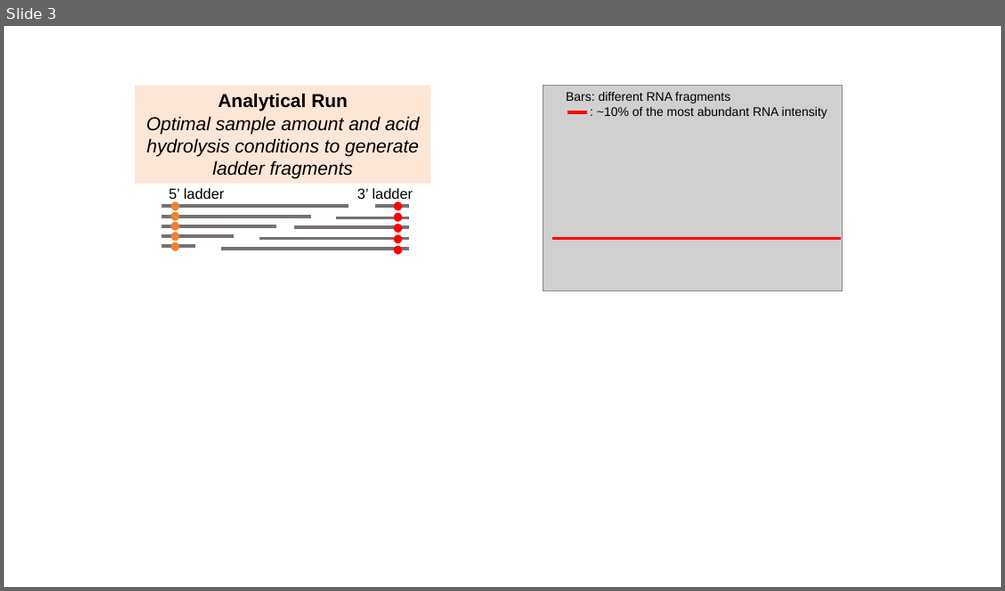
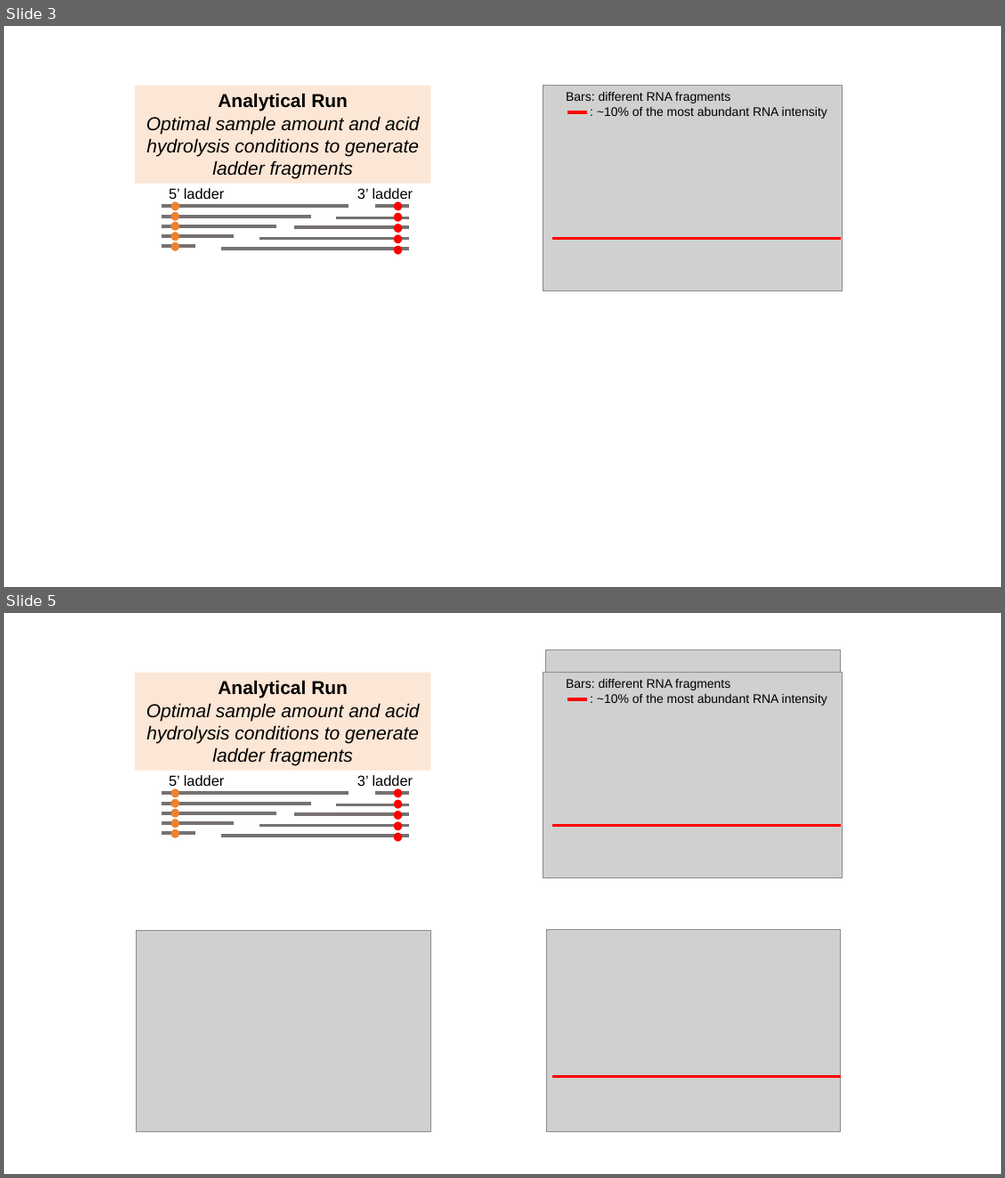
Before and after one commit to Shangsi-Lin/RNA_simulation, a slide deck: Data/sgRNA/Figure1/figure1.pptx. Shown one above the other, each under a label of ours: slide 3 before the commit, slides 3 and 5 after it; the slides between them are not shown. The pictures are 1005x591 and 1005x1178 pixels, drawn with LibreOffice and Linux fonts; fonts in the diff are those of the drawing; grey boxes stand for pictures. Boxes give left, top, right and bottom in pixels: in the first picture for what was removed or moved away, otherwise in the second. Text is boxed around its words. In the diff, an @@ line names an element or a change of style, - is before the commit and + after.

```diff
--- a/Data/sgRNA/Figure1/figure1.pptx
+++ b/Data/sgRNA/Figure1/figure1.pptx
@@ slide 5 added at (4, 613, 1001, 1174), background #FFFFFF @@
@@ picture added at (545, 650, 840, 852) @@
@@ rectangle added at (135, 672, 431, 770), fill #FCE6D5 @@
@@ text added at (146, 680, 419, 765), 18 pt, text #000000, italic @@
+Analytical Run
+Optimal sample amount and acid hydrolysis conditions to generate ladder fragments
@@ picture added at (542, 672, 842, 877) @@
@@ text added at (566, 679, 827, 706), 12 pt, text #000000 @@
+Bars: different RNA fragments
+: ~10% of the most abundant RNA intensity
@@ line added from (567, 699) to (587, 699), #FF0000 3.25 pt @@
@@ line added from (162, 793) to (348, 793), #767171 3.25 pt @@
@@ text added at (169, 775, 413, 789), 14 pt, text #000000 @@
+5’ ladder 3’ ladder
@@ ellipse added at (170, 788, 179, 798), fill #EE822F @@
@@ ellipse added at (170, 799, 179, 808), fill #EE822F @@
@@ line added from (376, 793) to (409, 793), #767171 3.25 pt @@
@@ ellipse added at (394, 788, 402, 798), fill #FF0000 @@
@@ line added from (162, 803) to (310, 803), #767171 3.25 pt @@
@@ line added from (162, 813) to (276, 813), #767171 3.25 pt @@
@@ line added from (162, 823) to (235, 823), #767171 3.25 pt @@
@@ ellipse added at (170, 809, 179, 818), fill #EE822F @@
@@ ellipse added at (170, 819, 179, 827), fill #EE822F @@
@@ line added from (259, 826) to (409, 826), #767171 3.25 pt @@
@@ line added from (294, 814) to (409, 814), #767171 3.25 pt @@
@@ line added from (337, 805) to (409, 805), #767171 3.25 pt @@
@@ ellipse added at (394, 800, 402, 809), fill #FF0000 @@
@@ ellipse added at (394, 811, 402, 819), fill #FF0000 @@
@@ ellipse added at (394, 821, 402, 831), fill #FF0000 @@
@@ line added from (552, 826) to (841, 826), #FF0000 2.25 pt @@
@@ line added from (162, 833) to (194, 833), #767171 3.25 pt @@
@@ ellipse added at (170, 829, 179, 838), fill #EE822F @@
@@ line added from (222, 835) to (409, 835), #767171 3.25 pt @@
@@ ellipse added at (394, 833, 402, 842), fill #FF0000 @@
@@ picture added at (136, 931, 430, 1132) @@
@@ picture added at (546, 929, 840, 1131) @@
@@ line added from (552, 1076) to (841, 1076), #FF0000 2.25 pt @@
```
Also in this commit, not shown: 1 other slide added, 1 slide removed, 1 other file.
